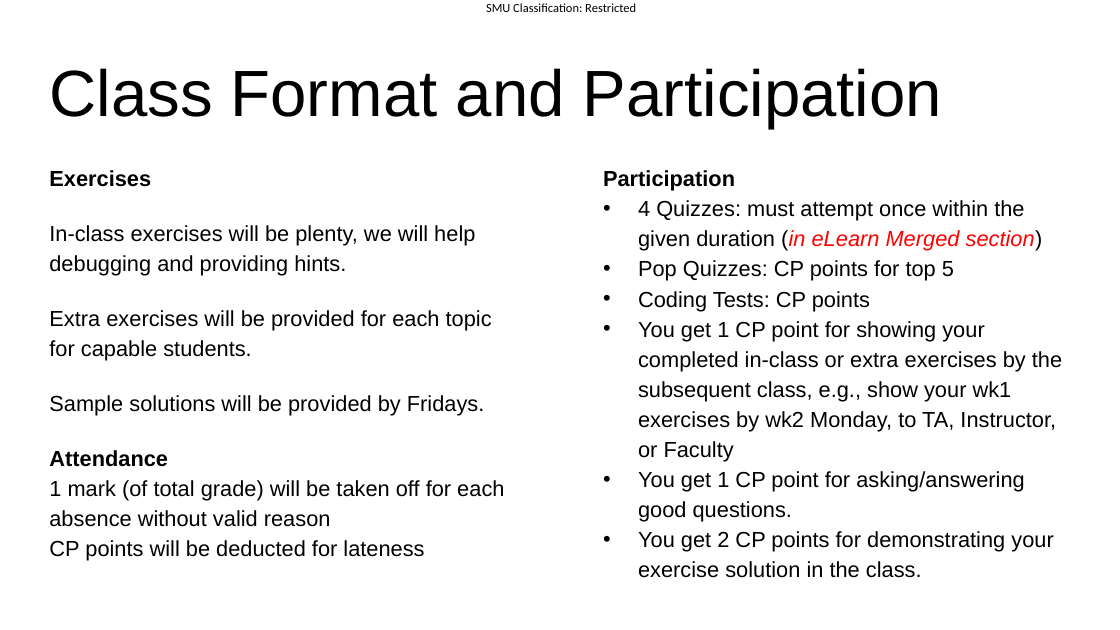
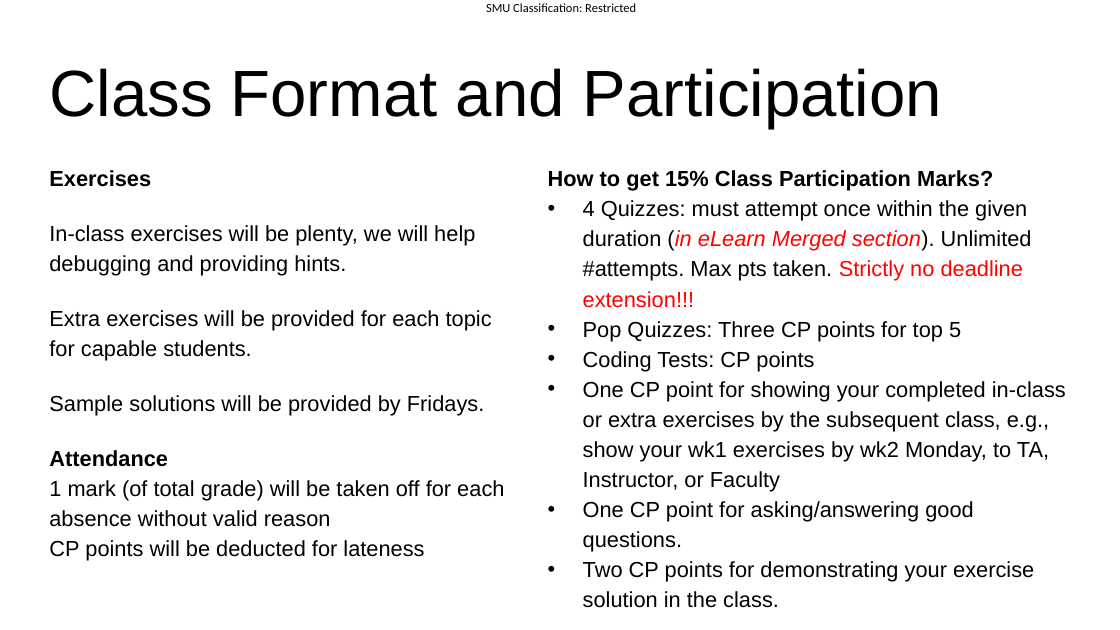
Before and after one commit to marcuschiam2025/IS216-WAD2, a slide deck: slide 14 of Week 1/Week1Slides.pptx. Drawn at 1120x630 pixels with LibreOffice and Linux fonts; fonts in the diff are those of the drawing. Boxes give left, top, right and bottom in pixels: in the first picture for what was removed or moved away, otherwise in the second. Text is boxed around its words. In the diff, an @@ line names an element or a change of style, - is before the commit and + after.

Commit message:
did up to extra 5

```diff
--- a/Week 1/Week1Slides.pptx
+++ b/Week 1/Week1Slides.pptx
@@ text "How to get 15% Class ...": place and size @@
-text "How to get 15% Class ..." at bbox=[603, 170, 1062, 578]
+text "How to get 15% Class ..." at bbox=[548, 170, 1066, 608]
@@ text at bbox=[548, 170, 1032, 341]: text changed @@
-Participation
-• 4 Quizzes: must attempt once within the given duration (in eLearn Merged section)
-• Pop Quizzes: CP points for top 5
+How to get 15% Class Participation Marks?
+• 4 Quizzes: must attempt once within the given duration (in eLearn Merged section). Unlimited #attempts. Max pts taken. Strictly no deadline extension!!!
+• Pop Quizzes: Three CP points for top 5
@@ text at bbox=[583, 381, 1066, 608]: text changed @@
-• You get 1 CP point for showing your completed in-class or extra exercises by the subsequent class, e.g., show your wk1 exercises by wk2 Monday, to TA, Instructor, or Faculty
-• You get 1 CP point for asking/answering good questions.
-• You get 2 CP points for demonstrating your exercise solution in the class.
+• One CP point for showing your completed in-class or extra exercises by the subsequent class, e.g., show your wk1 exercises by wk2 Monday, to TA, Instructor, or Faculty
+• One CP point for asking/answering good questions.
+• Two CP points for demonstrating your exercise solution in the class.
```
Also in this commit, not shown: 2 other slides changed, 1 slide added, 4 other files.
